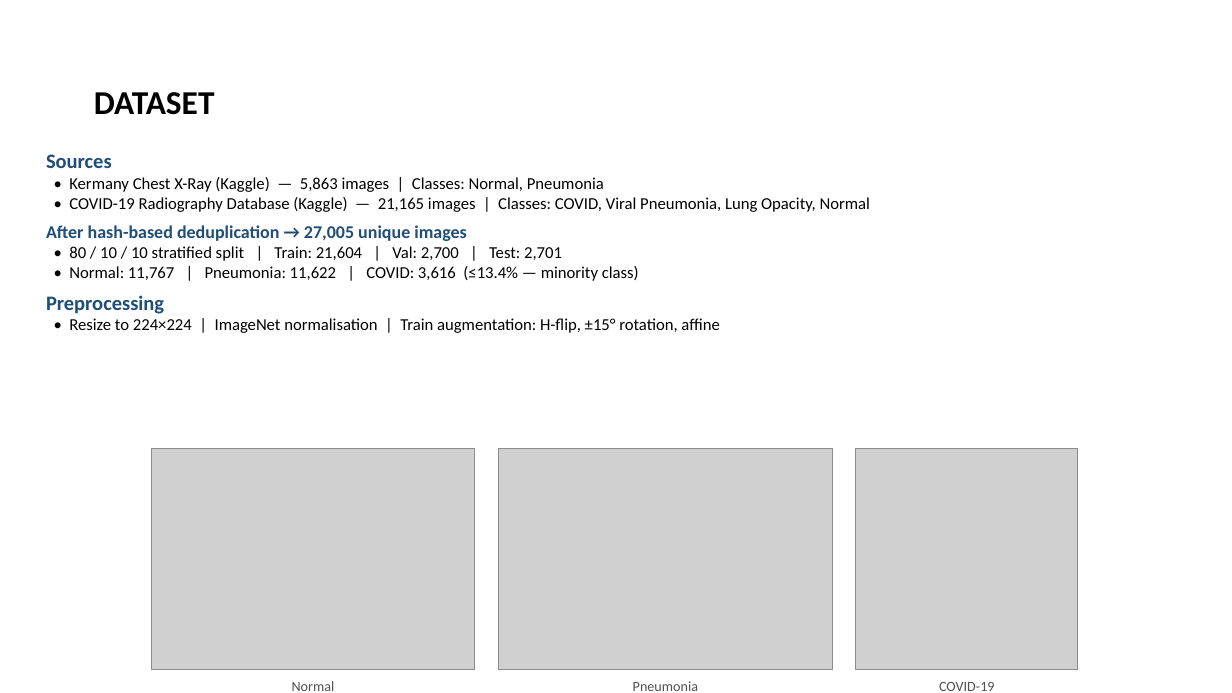
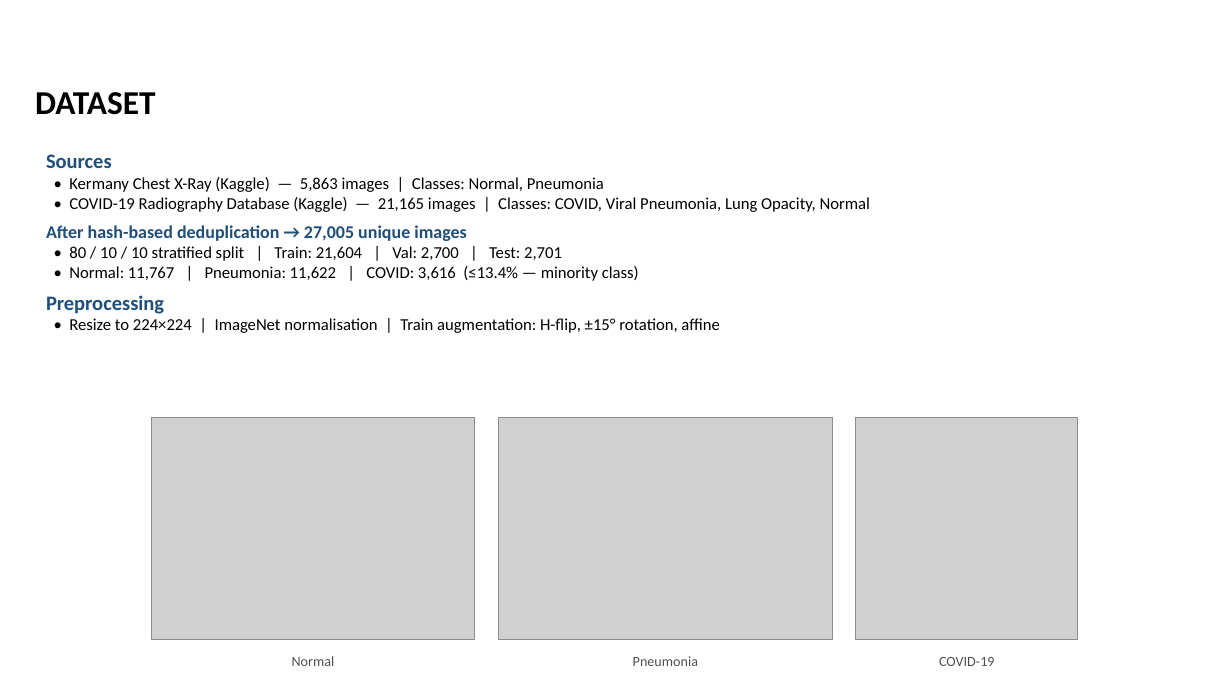
Before and after one commit to bboyrajib/pneumonia-prediction-streamlit, a slide deck: slide 4 of docs/Automated Pneumonia and COVID-19 Detection from Chest X-Ray Images.pptx. Drawn at 1232x693 pixels with LibreOffice and Linux fonts; fonts in the diff are those of the drawing; grey boxes stand for pictures. Boxes give left, top, right and bottom in pixels: in the first picture for what was removed or moved away, otherwise in the second. Text is boxed around its words. In the diff, an @@ line names an element or a change of style, - is before the commit and + after.

```diff
--- a/docs/Automated Pneumonia and COVID-19 Detection from Chest X-Ray Images.pptx
+++ b/docs/Automated Pneumonia and COVID-19 Detection from Chest X-Ray Images.pptx
@@ title "DATASET": place and size @@
-title "DATASET" at (94,92,215,115)
+title "DATASET" at (35,92,156,115)
@@ 3 pictures: place and size @@
-3 pictures at (152,448,1078,670)
+3 pictures at (152,418,1078,640)
@@ 3 texts: place and size @@
-3 texts at (292,681,995,691)
+3 texts at (292,656,995,666)
```
Also in this commit, not shown: 8 other slides changed.
